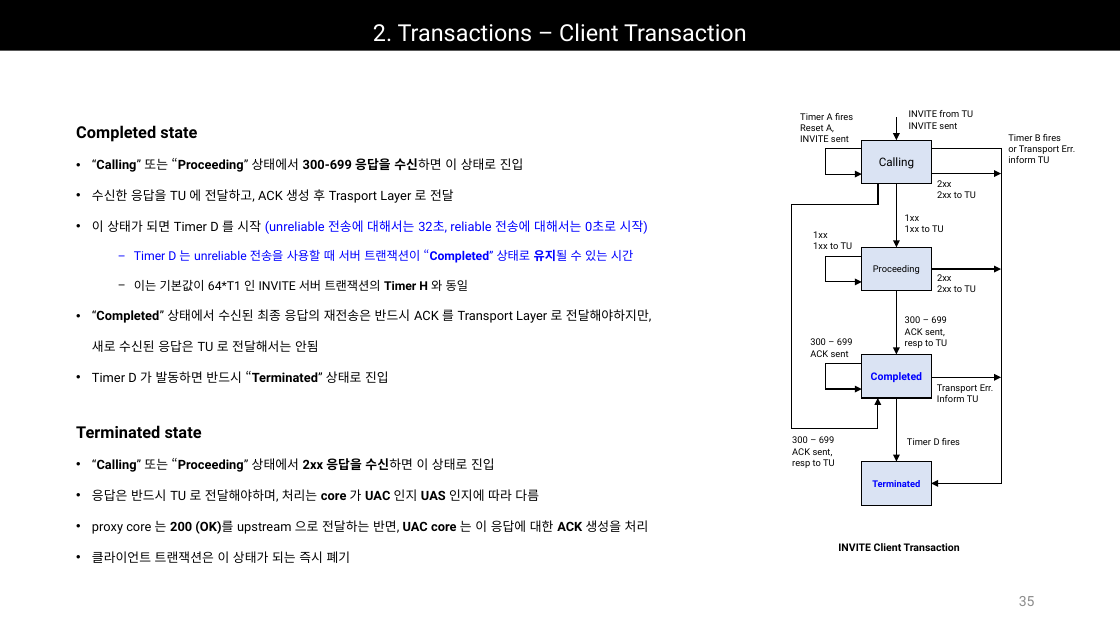
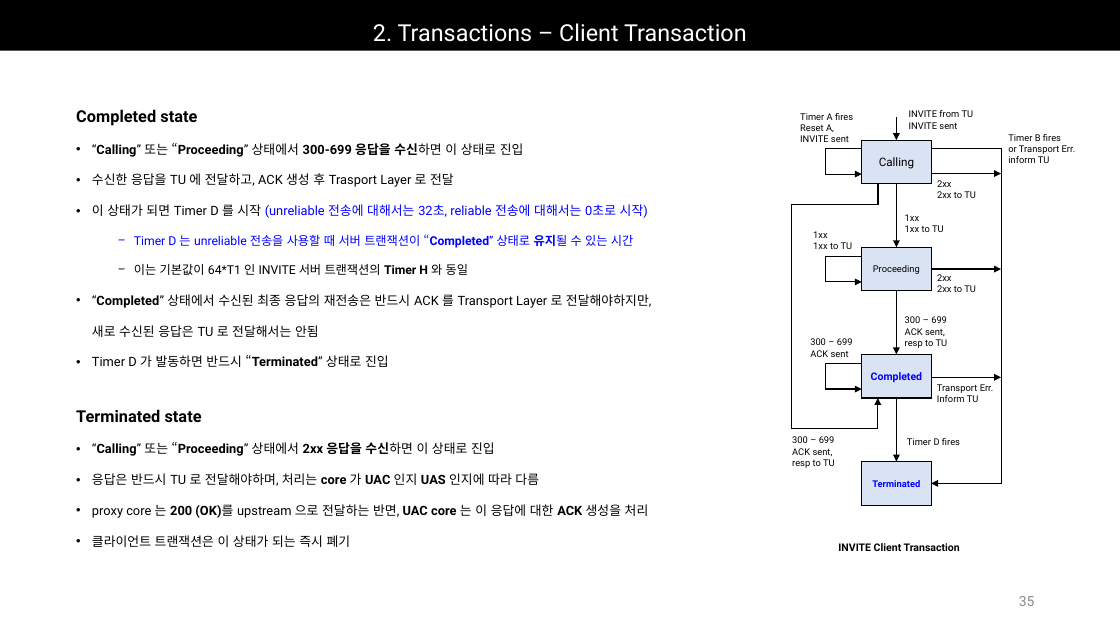
Before and after one commit to Epsilonely/SIP-Survey, a slide deck: slide 35 of 세미나 3차.pptx. Drawn at 1120x630 pixels with LibreOffice and Linux fonts; fonts in the diff are those of the drawing. Boxes give left, top, right and bottom in pixels: in the first picture for what was removed or moved away, otherwise in the second. Text is boxed around its words. In the diff, an @@ line names an element or a change of style, - is before the commit and + after.

```diff
--- a/세미나 3차.pptx
+++ b/세미나 3차.pptx
@@ text "Completed state": place and size @@
-text "Completed state" at [76, 125, 652, 383]
+text "Completed state" at [76, 109, 652, 367]
@@ text "Terminated state": place and size @@
-text "Terminated state" at [76, 425, 649, 563]
+text "Terminated state" at [76, 409, 649, 547]
```
Also in this commit, not shown: 6 other slides changed, 8 slides added, 2 other files.
